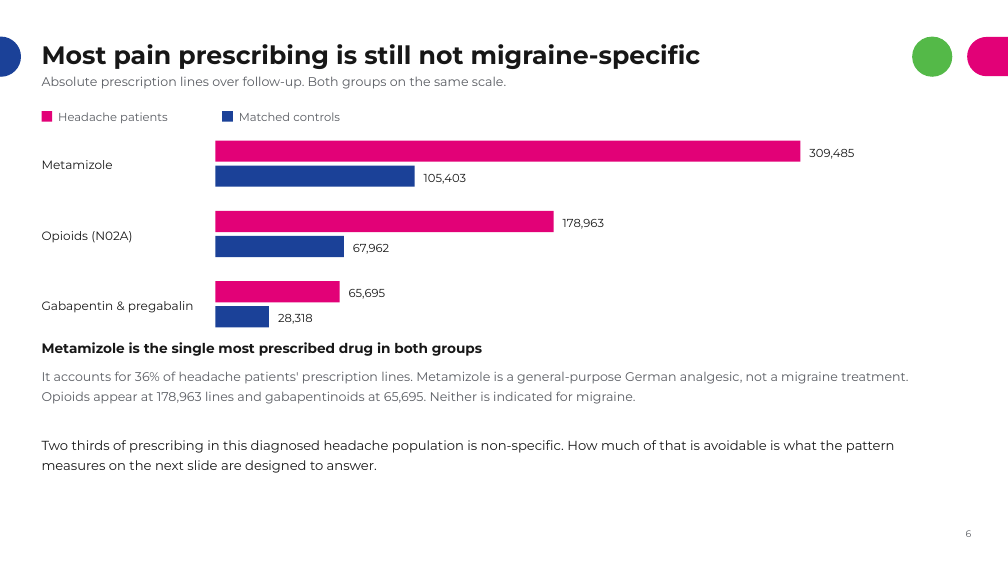
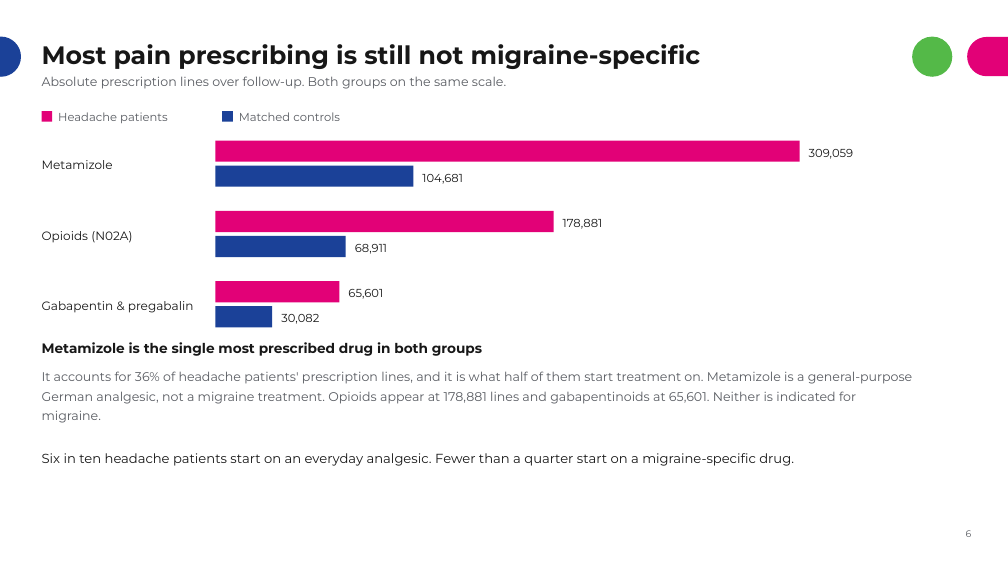
Before and after one commit to rj-irvine/de-migraine, a slide deck: slide 7 of documents/DE_Migraine_Treatment_Patterns_Summary.pptx. Drawn at 1008x567 pixels with LibreOffice and Linux fonts; fonts in the diff are those of the drawing. Boxes give left, top, right and bottom in pixels: in the first picture for what was removed or moved away, otherwise in the second. Text is boxed around its words. In the diff, an @@ line names an element or a change of style, - is before the commit and + after.

```diff
--- a/documents/DE_Migraine_Treatment_Patterns_Summary.pptx
+++ b/documents/DE_Migraine_Treatment_Patterns_Summary.pptx
@@ text at [809, 149, 854, 159]: text changed @@
-309,485
+309,059
@@ text at [422, 174, 463, 184]: text changed @@
-105,403
+104,681
@@ text at [563, 219, 603, 229]: text changed @@
-178,963
+178,881
@@ text at [355, 244, 387, 254]: text changed @@
-67,962
+68,911
@@ text at [348, 289, 383, 299]: text changed @@
-65,695
+65,601
@@ text at [281, 314, 319, 324]: text changed @@
-28,318
+30,082
@@ text at [42, 371, 913, 423]: text changed @@
-It accounts for 36% of headache patients' prescription lines. Metamizole is a general-purpose German analgesic, not a migraine treatment. Opioids appear at 178,963 lines and gabapentinoids at 65,695. Neither is indicated for migraine.
+It accounts for 36% of headache patients' prescription lines, and it is what half of them start treatment on. Metamizole is a general-purpose German analgesic, not a migraine treatment. Opioids appear at 178,881 lines and gabapentinoids at 65,601. Neither is indicated for migraine.
@@ text at [42, 453, 794, 466]: text changed @@
-Two thirds of prescribing in this diagnosed headache population is non-specific. How much of that is avoidable is what the pattern measures on the next slide are designed to answer.
+Six in ten headache patients start on an everyday analgesic. Fewer than a quarter start on a migraine-specific drug.
```
Also in this commit, not shown: 7 other slides changed, 3 slides added, 1 slide removed, 2 other files.
